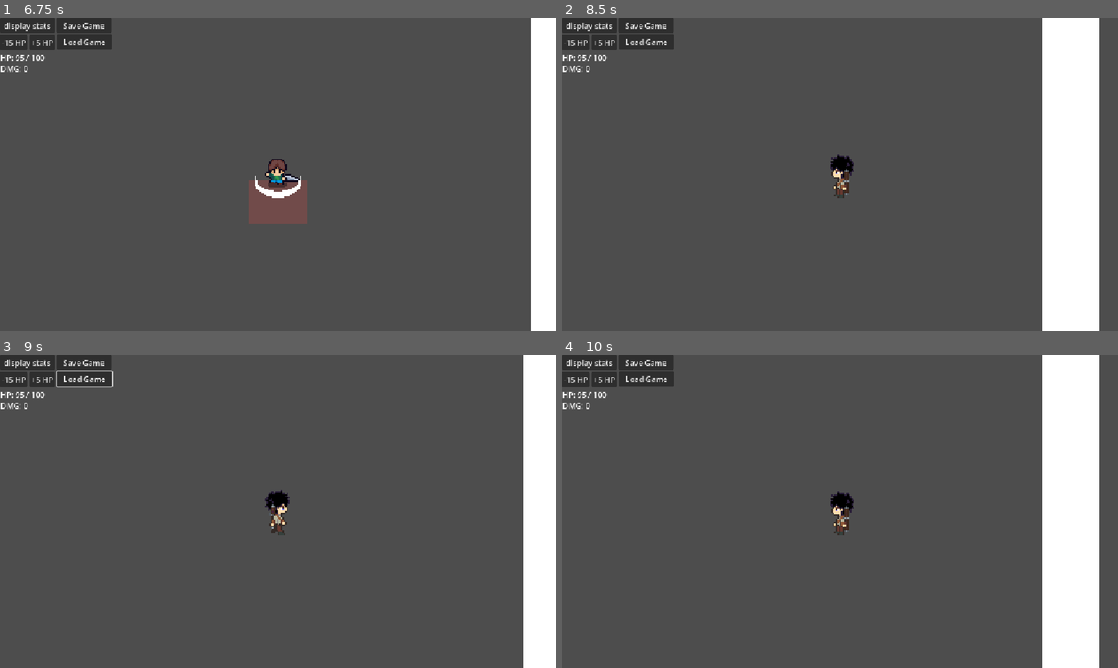
Above: before the commit, frames 1-4 (two rows, left to right).
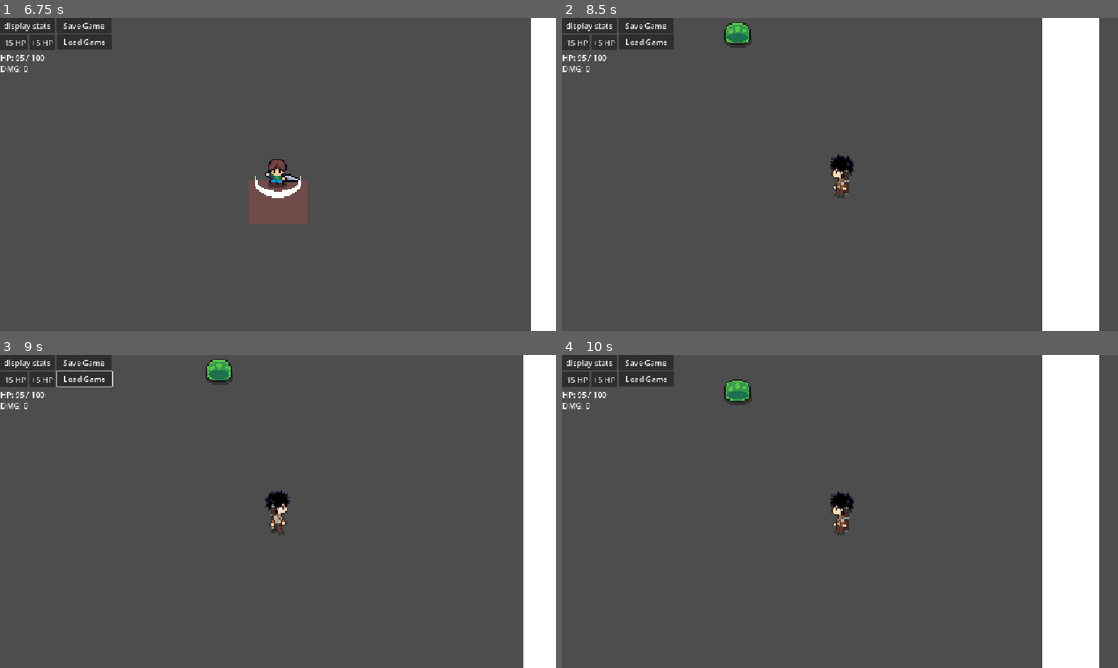
Above: after the commit, the same moments.

Repository: smymrr/Echeos-of-The-Veil
Game: Godot game, scene res://scenes/main.tscn
The game is run twice, just before and just after one commit, with the same random seed, the same clock (stepped at 60 frames per second) and the same inputs.
Inputs (mouse positions are in pixels of both pictures, inside the frame that each line leads up to):
- Up to frame 1 (6.75 s): click "display stats" at 0.5 s; click "-15 HP" at 1.25 s; click "+5 HP" at 2 s; click "Save Game" at 2.75 s; click "Load Game" at 3.5 s; move the mouse to (400, 158) at 4.27 s; hold Right (ui_right) 4.28-5.78 s; tap Q (dash) at 4.35, 5.85 s; tap W (move_up) at 4.52, 5.27 s; move the mouse to (166, 190) at 5.02 s; click (166, 190) at 5.1 s; move the mouse to (333, 105) at 5.77 s; hold Left (ui_left) 5.78-6.53 s; move the mouse to (250, 237) at 6.52 s; hold Right (ui_right) from 6.53 s (still down); click (250, 237) at 6.6 s
- Up to frame 2 (8.5 s): tap W (move_up) at 6.77, 7.52, 8.27 s; move the mouse to (1006, 221) at 7.27 s; tap Q (dash) at 7.35 s; move the mouse to (673, 127) at 8.02 s; release Right (ui_right) at 8.03 s; hold Left (ui_left) from 8.03 s (still down); click (673, 127) at 8.1 s
- Up to frame 3 (9 s): move the mouse to (305, 511) at 8.77 s; release Left (ui_left) at 8.78 s; hold Right (ui_right) from 8.78 s (still down); tap Q (dash) at 8.85 s
- Up to frame 4 (10 s): move the mouse to (756, 433) at 9.52 s; release Right (ui_right) at 9.53 s; hold Left (ui_left) from 9.53 s (still down); click (756, 433) at 9.6 s; tap W (move_up) at 9.77 s

Frame 1 is identical in both runs. In frame 2, 0.4% of the frame differs, in the area x 29-35%, y 1-10%; in frame 3, 0.4%; in frame 4, 0.4%, in the area x 29-35%, y 7-16%.

Commit message:
add slime animation

Diff:
--- a/scenes/main.tscn
+++ b/scenes/main.tscn
@@ -11,7 +11,7 @@
 [node name="Baseplate" parent="." unique_id=397421195 instance=ExtResource("2_sugp2")]
 
 [node name="Slime" parent="." unique_id=1521115122 instance=ExtResource("3_sugp2")]
-position = Vector2(387, -232)
+position = Vector2(260, -151)
 
 [node name="Control" parent="." unique_id=1676327586 instance=ExtResource("4_jyhfs")]
 
--- a/scenes/player.tscn
+++ b/scenes/player.tscn
@@ -460,8 +460,8 @@
 
 [node name="Sprite" type="AnimatedSprite2D" parent="." unique_id=414947906]
 sprite_frames = SubResource("SpriteFrames_r6hca")
-animation = &"attack_right"
-frame = 1
+animation = &"walk_left"
+frame_progress = 0.96345824
 
 [node name="SwingSword" type="AudioStreamPlayer2D" parent="." unique_id=273571398]
 stream = ExtResource("9_ur7pv")
--- /dev/null
+++ b/scenes/slime.gd
@@ -0,0 +1,25 @@
+extends CharacterBody2D
+
+
+const SPEED = 300.0
+const JUMP_VELOCITY = -400.0
+
+
+func _physics_process(delta: float) -> void:
+	# Add the gravity.
+	if not is_on_floor():
+		velocity += get_gravity() * delta
+
+	# Handle jump.
+	if Input.is_action_just_pressed("ui_accept") and is_on_floor():
+		velocity.y = JUMP_VELOCITY
+
+	# Get the input direction and handle the movement/deceleration.
+	# As good practice, you should replace UI actions with custom gameplay actions.
+	var direction := Input.get_axis("ui_left", "ui_right")
+	if direction:
+		velocity.x = direction * SPEED
+	else:
+		velocity.x = move_toward(velocity.x, 0, SPEED)
+
+	move_and_slide()
--- a/scenes/slime.tscn
+++ b/scenes/slime.tscn
@@ -1,29 +1,117 @@
 [gd_scene format=3 uid="uid://nma6eyvb42j7"]
 
-[sub_resource type="RectangleShape2D" id="RectangleShape2D_f6a36"]
-size = Vector2(40, 40)
+[ext_resource type="Texture2D" uid="uid://cg4w4dcd4b4fn" path="res://assets/images/enemy/Slime_Green.png" id="1_371uh"]
 
 [sub_resource type="RectangleShape2D" id="RectangleShape2D_t5jfb"]
-size = Vector2(40, 40)
+size = Vector2(22, 18)
+
+[sub_resource type="AtlasTexture" id="AtlasTexture_371uh"]
+atlas = ExtResource("1_371uh")
+region = Rect2(0, 0, 64, 64)
+
+[sub_resource type="AtlasTexture" id="AtlasTexture_p2gj0"]
+atlas = ExtResource("1_371uh")
+region = Rect2(64, 0, 64, 64)
+
+[sub_resource type="AtlasTexture" id="AtlasTexture_n6pvg"]
+atlas = ExtResource("1_371uh")
+region = Rect2(128, 0, 64, 64)
+
+[sub_resource type="AtlasTexture" id="AtlasTexture_pjw23"]
+atlas = ExtResource("1_371uh")
+region = Rect2(192, 0, 64, 64)
+
+[sub_resource type="AtlasTexture" id="AtlasTexture_2npkn"]
+atlas = ExtResource("1_371uh")
+region = Rect2(0, 64, 64, 64)
+
+[sub_resource type="AtlasTexture" id="AtlasTexture_fd6lc"]
+atlas = ExtResource("1_371uh")
+region = Rect2(64, 64, 64, 64)
+
+[sub_resource type="AtlasTexture" id="AtlasTexture_gstla"]
+atlas = ExtResource("1_371uh")
+region = Rect2(128, 64, 64, 64)
+
+[sub_resource type="AtlasTexture" id="AtlasTexture_v5wyi"]
+atlas = ExtResource("1_371uh")
+region = Rect2(192, 64, 64, 64)
+
+[sub_resource type="AtlasTexture" id="AtlasTexture_0l8pv"]
+atlas = ExtResource("1_371uh")
+region = Rect2(256, 64, 64, 64)
+
+[sub_resource type="AtlasTexture" id="AtlasTexture_vnioy"]
+atlas = ExtResource("1_371uh")
+region = Rect2(320, 64, 64, 64)
+
+[sub_resource type="AtlasTexture" id="AtlasTexture_2xjuo"]
+atlas = ExtResource("1_371uh")
+region = Rect2(384, 64, 64, 64)
+
+[sub_resource type="AtlasTexture" id="AtlasTexture_a02ik"]
+atlas = ExtResource("1_371uh")
+region = Rect2(448, 64, 64, 64)
+
+[sub_resource type="SpriteFrames" id="SpriteFrames_r6hca"]
+animations = [{
+"frames": [{
+"duration": 1.8,
+"texture": SubResource("AtlasTexture_371uh")
+}, {
+"duration": 1.2,
+"texture": SubResource("AtlasTexture_p2gj0")
+}, {
+"duration": 1.0,
+"texture": SubResource("AtlasTexture_n6pvg")
+}, {
+"duration": 1.0,
+"texture": SubResource("AtlasTexture_pjw23")
+}],
+"loop": 1,
+"name": &"idle",
+"speed": 7.0
+}, {
+"frames": [{
+"duration": 1.0,
+"texture": SubResource("AtlasTexture_2npkn")
+}, {
+"duration": 1.0,
+"texture": SubResource("AtlasTexture_fd6lc")
+}, {
+"duration": 1.0,
+"texture": SubResource("AtlasTexture_gstla")
+}, {
+"duration": 1.0,
+"texture": SubResource("AtlasTexture_v5wyi")
+}, {
+"duration": 1.0,
+"texture": SubResource("AtlasTexture_0l8pv")
+}, {
+"duration": 1.0,
+"texture": SubResource("AtlasTexture_vnioy")
+}, {
+"duration": 1.0,
+"texture": SubResource("AtlasTexture_2xjuo")
+}, {
+"duration": 1.0,
+"texture": SubResource("AtlasTexture_a02ik")
+}],
+"loop": 1,
+"name": &"move",
+"speed": 10.0
+}]
 
 [node name="Slime" type="CharacterBody2D" unique_id=1521115122]
-position = Vector2(25, 27)
-collision_layer = 4
+position = Vector2(23, 27)
+collision_layer = 5
 collision_mask = 7
 metadata/_edit_group_ = true
 
-[node name="ColorRect" type="ColorRect" parent="." unique_id=1874146231]
-offset_left = -20.0
-offset_top = -20.0
-offset_right = 20.0
-offset_bottom = 20.0
-pivot_offset = Vector2(20, 20)
-metadata/_edit_use_anchors_ = true
-
-[node name="HurtHitbox" type="Area2D" parent="." unique_id=1540577334]
-
-[node name="CollisionShape2D" type="CollisionShape2D" parent="HurtHitbox" unique_id=1667132581]
-shape = SubResource("RectangleShape2D_f6a36")
-
 [node name="CollisionShape2D" type="CollisionShape2D" parent="." unique_id=1450293547]
 shape = SubResource("RectangleShape2D_t5jfb")
+
+[node name="AnimatedSprite2D" type="AnimatedSprite2D" parent="." unique_id=1337660077]
+sprite_frames = SubResource("SpriteFrames_r6hca")
+animation = &"idle"
+frame_progress = 0.08275202
Binary file added: assets/images/enemy/Slime_Green.png
Not shown, added: assets/images/enemy/Slime_Green.png.import
Not shown: 1 places in scenes/player.tscn that only renumber resources
Not shown, added: scenes/slime.gd.uid
